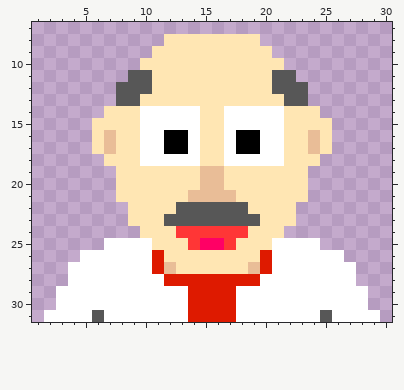
File history of a pixel-art sprite, 32/casual-32.png. The picture above was drawn from the file before the commit.
The file is 32x32 pixels. Shown: x 1..30, y 7..31.
The result:
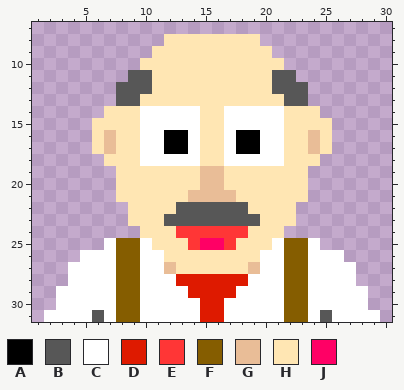
Palette (. is transparent): A #000000  B #575757  C #ffffff  D #de1a00  E #ff3636  F #855d00  G #e9bd97  H #ffe6b3  J #ff0065
From old to new:
{"y":25,"x":8,"old":"CC","new":"FF"}
{"y":25,"x":22,"old":"CC","new":"FF"}
{"y":26,"x":8,"old":"CC","new":"FF"}
{"y":26,"x":11,"old":"D","new":"C"}
{"y":26,"x":20,"old":"D","new":"C"}
{"y":26,"x":22,"old":"CC","new":"FF"}
{"y":27,"x":8,"old":"CC","new":"FF"}
{"y":27,"x":11,"old":"D","new":"C"}
{"y":27,"x":20,"old":"D","new":"C"}
{"y":27,"x":22,"old":"CC","new":"FF"}
{"y":28,"x":8,"old":"CC","new":"FF"}
{"y":28,"x":12,"old":"D","new":"C"}
{"y":28,"x":19,"old":"D","new":"C"}
{"y":28,"x":22,"old":"CC","new":"FF"}
{"y":29,"x":8,"old":"CC","new":"FF"}
{"y":29,"x":22,"old":"CC","new":"FF"}
{"y":30,"x":8,"old":"CC","new":"FF"}
{"y":30,"x":14,"old":"D","new":"C"}
{"y":30,"x":17,"old":"D","new":"C"}
{"y":30,"x":22,"old":"CC","new":"FF"}
{"y":31,"x":8,"old":"CC","new":"FF"}
{"y":31,"x":14,"old":"D","new":"C"}
{"y":31,"x":17,"old":"D","new":"C"}
{"y":31,"x":22,"old":"CC","new":"FF"}
{"label":"changed","picture_box":[116,238,308,322]}
